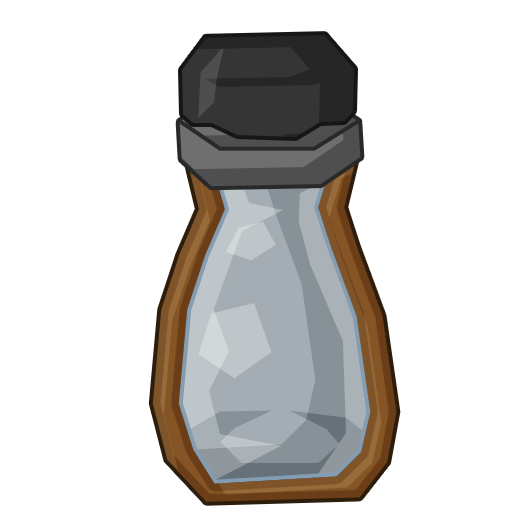
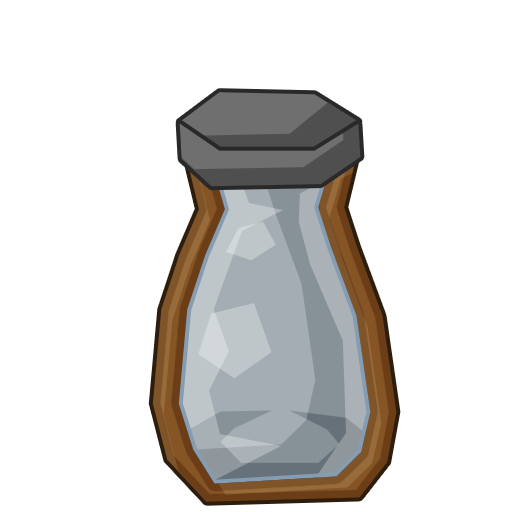
Layers edited between the first and the second 512x512 image:
hid "Forme 403" over bbox(182, 35, 354, 137)
